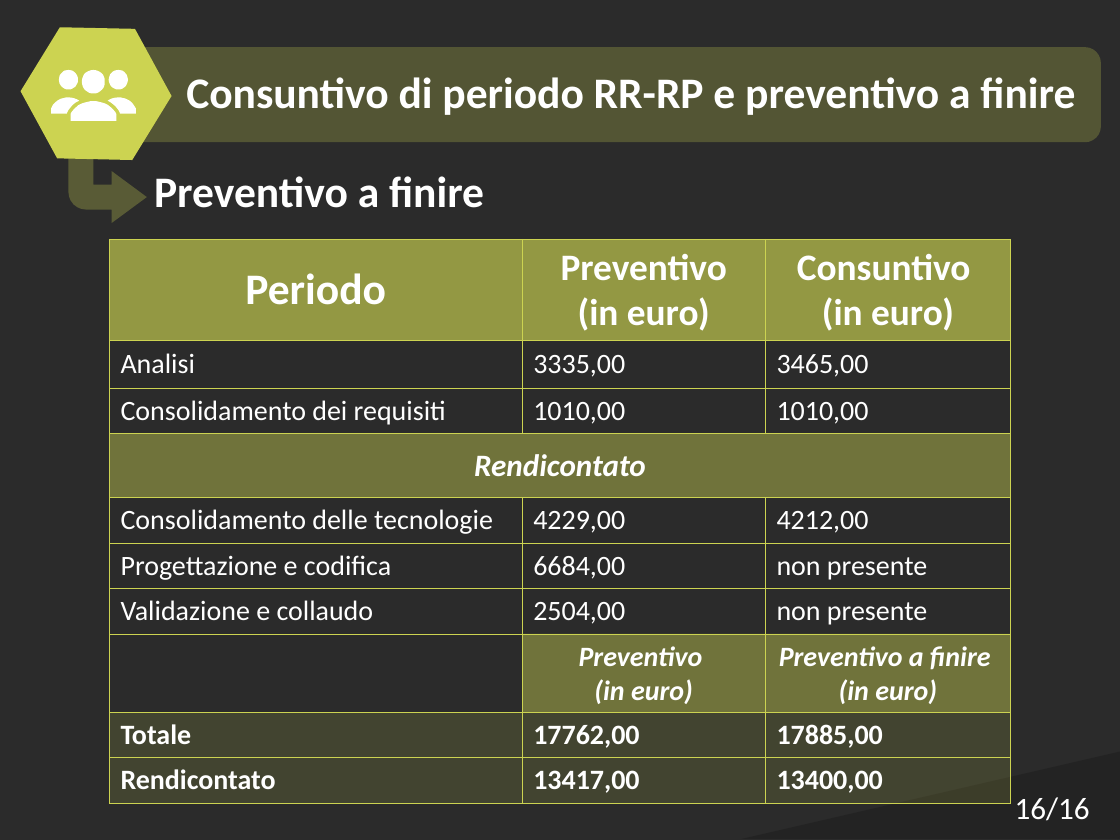
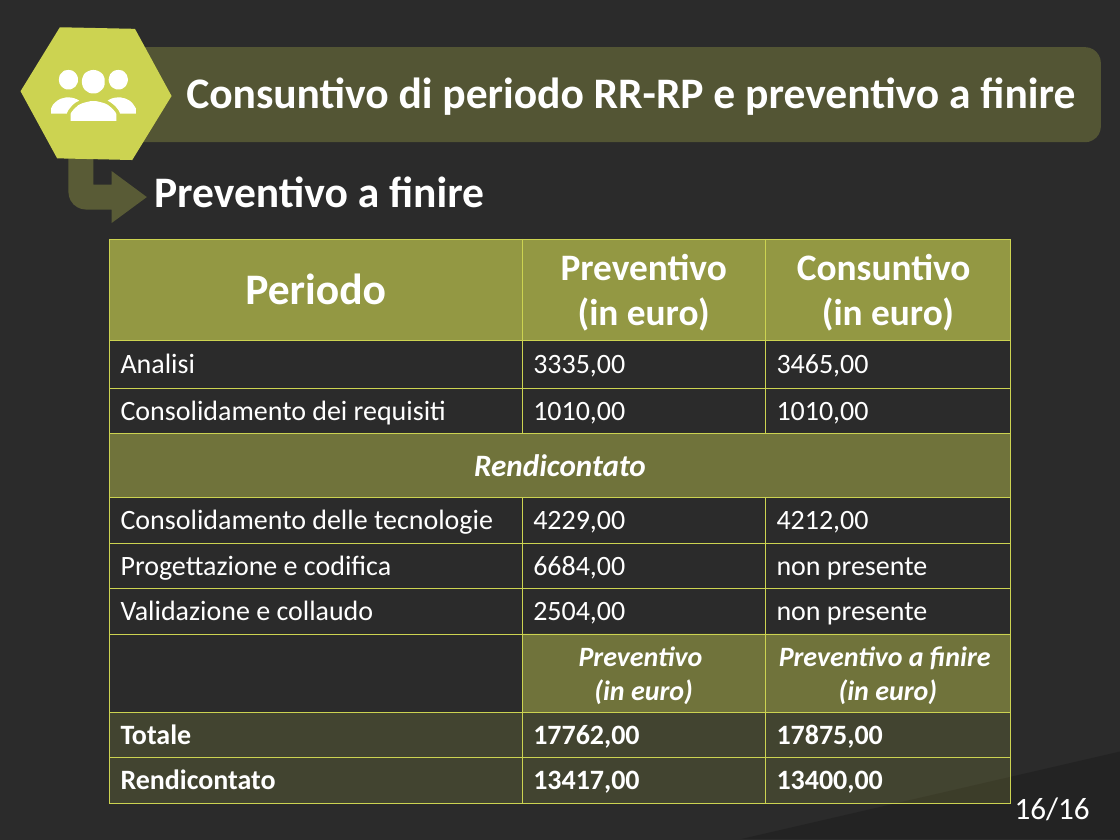
Before and after one commit to Italiaracerx/progettoSWE, a slide deck: slide 16 of Presentazioni/DEF Presentazione RP 19-03-2018.pptx. Drawn at 1120x840 pixels with LibreOffice and Linux fonts; fonts in the diff are those of the drawing; background and template pictures are left out; a plain dark background stands for a picture behind light text. Boxes give left, top, right and bottom in pixels: in the first picture for what was removed or moved away, otherwise in the second. Text is boxed around its words. In the diff, an @@ line names an element or a change of style, - is before the commit and + after.

Commit message:
Fix

```diff
--- a/Presentazioni/DEF Presentazione RP 19-03-2018.pptx
+++ b/Presentazioni/DEF Presentazione RP 19-03-2018.pptx
@@ table at (x1=110, y1=239, x2=1011, y2=803) @@
-row 9, column 3: 17885,00
+row 9, column 3: 17875,00
```
